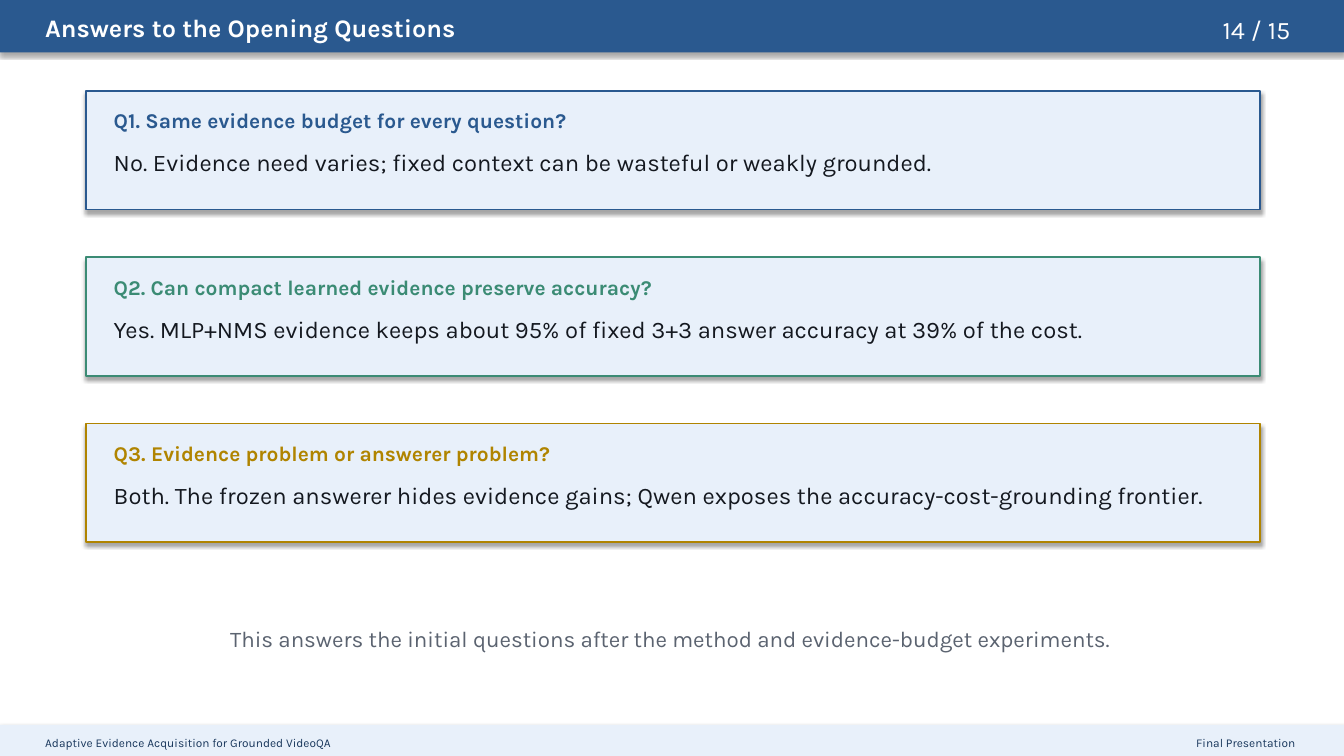
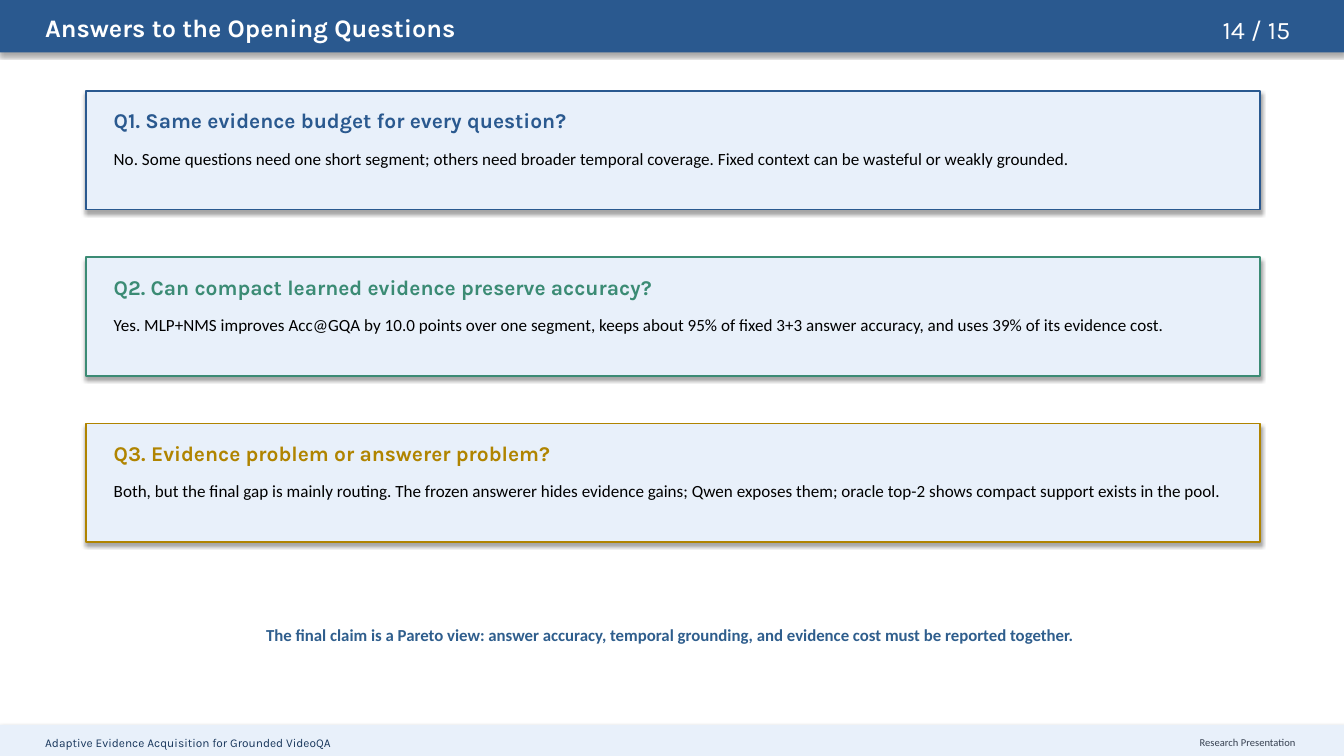
Before and after one commit to riteshthawkar/adaptive-evidence-grounded-videoqa, a slide deck: slide 14 of docs/presentation/adaptive_evidence_acquisition_grounded_videoqa_presentation.pptx. Drawn at 1344x756 pixels with LibreOffice and Linux fonts; fonts in the diff are those of the drawing. Boxes give left, top, right and bottom in pixels: in the first picture for what was removed or moved away, otherwise in the second. Text is boxed around its words. In the diff, an @@ line names an element or a change of style, - is before the commit and + after.

Commit message:
Align presentation with final report

```diff
--- a/docs/presentation/adaptive_evidence_acquisition_grounded_videoqa_presentation.pptx
+++ b/docs/presentation/adaptive_evidence_acquisition_grounded_videoqa_presentation.pptx
@@ text at [114,153,1068,168]: text changed; size 17 to 12.2 pt; font Karla to Calibri; text colour #14181F to #000000 @@
-No. Evidence need varies; fixed context can be wasteful or weakly grounded.
+No. Some questions need one short segment; others need broader temporal coverage. Fixed context can be wasteful or weakly grounded.
@@ text at [114,319,1163,334]: text changed; size 17 to 12.2 pt; font Karla to Calibri; text colour #14181F to #000000 @@
-Yes. MLP+NMS evidence keeps about 95% of fixed 3+3 answer accuracy at 39% of the cost.
+Yes. MLP+NMS improves Acc@GQA by 10.0 points over one segment, keeps about 95% of fixed 3+3 answer accuracy, and uses 39% of its evidence cost.
@@ text at [114,485,1219,500]: text changed; size 17 to 12.2 pt; font Karla to Calibri; text colour #14181F to #000000 @@
-Both. The frozen answerer hides evidence gains; Qwen exposes the accuracy-cost-grounding frontier.
+Both, but the final gap is mainly routing. The frozen answerer hides evidence gains; Qwen exposes them; oracle top-2 shows compact support exists in the pool.
@@ text at [266,629,1073,644]: text changed; size 16 to 12 pt; font Karla to Calibri; text colour #5B6370 to #2F5E8D; bold on @@
-This answers the initial questions after the method and evidence-budget experiments.
+The final claim is a Pareto view: answer accuracy, temporal grounding, and evidence cost must be reported together.
@@ text at [1200,739,1296,746]: text changed; size 8.5 to 7.5 pt; font Karla to Calibri; text colour #19375C to #374151 @@
-Final Presentation
+Research Presentation
```
Also in this commit, not shown: 13 other slides changed.
